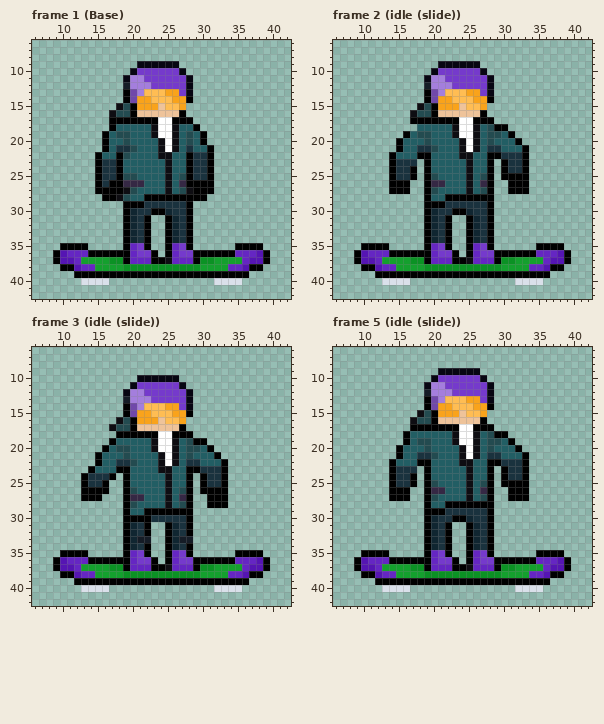
Pixel-art file, stored at assets/RIDER_01.aseprite. Above: the version before the commit.
48x48 pixels, 13 frames. Pixels under 10% opacity are left out. Colours within 5 levels of each other are drawn and written as one. Shown: frame 1 (Base): x 6..42, y 6..42; frame 2 (idle (slide)): x 6..42, y 6..42; frame 3 (idle (slide)): x 6..42, y 6..42; frame 5 (idle (slide)): x 6..42, y 6..42. The commit also changed other frames, which this record leaves out.
After the commit:
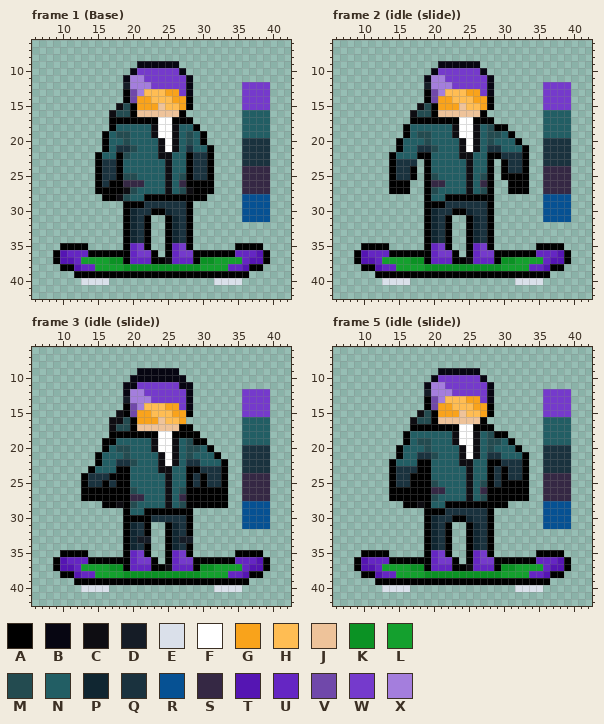
Palette (. is transparent): A #000000  B #070612  C #0e0d12  D #151c26  E #dae0ea  F #ffffff  G #f9a31b  H #ffbd53  J #eec39a  K #0b9224  L #14a02e  M #234b50  N #225e64  P #102631  Q #1a323e  R #065193  S #352844  T #5515b3  U #6526c3  V #7048aa  W #753acc  X #a47edd
Changes in this commit:
layer "Base" now shown
Frame 1 (Base), layer "Base":
y 12..14: x 36..39 .... -> WWWW
y 15: x 28 . -> A; x 36..39 .... -> WWWW
y 16..19: x 36..39 .... -> NNNN
y 20..23: x 36..39 .... -> QQQQ
y 24..27: x 36..39 .... -> SSSS
y 28..31: x 36..39 .... -> RRRR
Frame 2 (idle (slide)), layers "goggles", "Base":
y 12..14: x 36..39 .... -> WWWW
y 15: x 28 . -> A; x 36..39 .... -> WWWW
y 16..17: x 36..39 .... -> NNNN
y 18: x 16..17 .. -> AN; x 36..39 .... -> NNNN
y 19: x 36..39 .... -> NNNN
y 20..23: x 36..39 .... -> QQQQ
y 24..27: x 36..39 .... -> SSSS
y 28..31: x 36..39 .... -> RRRR
Frame 3 (idle (slide)), layer "Base":
y 9: x 21..26 ...... -> BBBBBB
y 10: x 20 . -> B; x 27 . -> B
y 11: x 19 . -> B; x 28 . -> B
y 12..14: x 36..39 .... -> WWWW
y 15: x 18 . -> C; x 36..39 .... -> WWWW
y 16: x 17 . -> C; x 36..39 .... -> NNNN
y 17: x 28 . -> A; x 36..39 .... -> NNNN
y 18: x 17 . -> A; x 29 . -> A; x 36..39 .... -> NNNN
y 19: x 16 . -> A; x 36..39 .... -> NNNN
y 20..23: x 36..39 .... -> QQQQ
y 24: x 18 . -> A; x 29 . -> Q; x 36..39 .... -> SSSS
y 25: x 17..18 .. -> QA; x 29 . -> Q; x 36..39 .... -> SSSS
y 26: x 17..18 .. -> AA; x 29 . -> A; x 36..39 .... -> SSSS
y 27: x 16..18 ... -> AAA; x 29..30 .. -> AA; x 36..39 .... -> SSSS
y 28: x 16..18 ... -> AAC; x 29..30 .. -> AA; x 36..39 .... -> RRRR
y 29..31: x 36..39 .... -> RRRR
Frame 5 (idle (slide)), layer "Base":
y 12..14: x 36..39 .... -> WWWW
y 15: x 28 . -> A; x 36..39 .... -> WWWW
y 16..19: x 36..39 .... -> NNNN
y 20..22: x 36..39 .... -> QQQQ
y 23: x 18 . -> A; x 29 . -> Q; x 36..39 .... -> QQQQ
y 24..25: x 18 . -> A; x 29 . -> Q; x 36..39 .... -> SSSS
y 26..27: x 17..18 .. -> AA; x 29..30 .. -> AA; x 36..39 .... -> SSSS
y 28: x 16..18 ... -> AAC; x 29..30 .. -> AA; x 36..39 .... -> RRRR
y 29..31: x 36..39 .... -> RRRR
